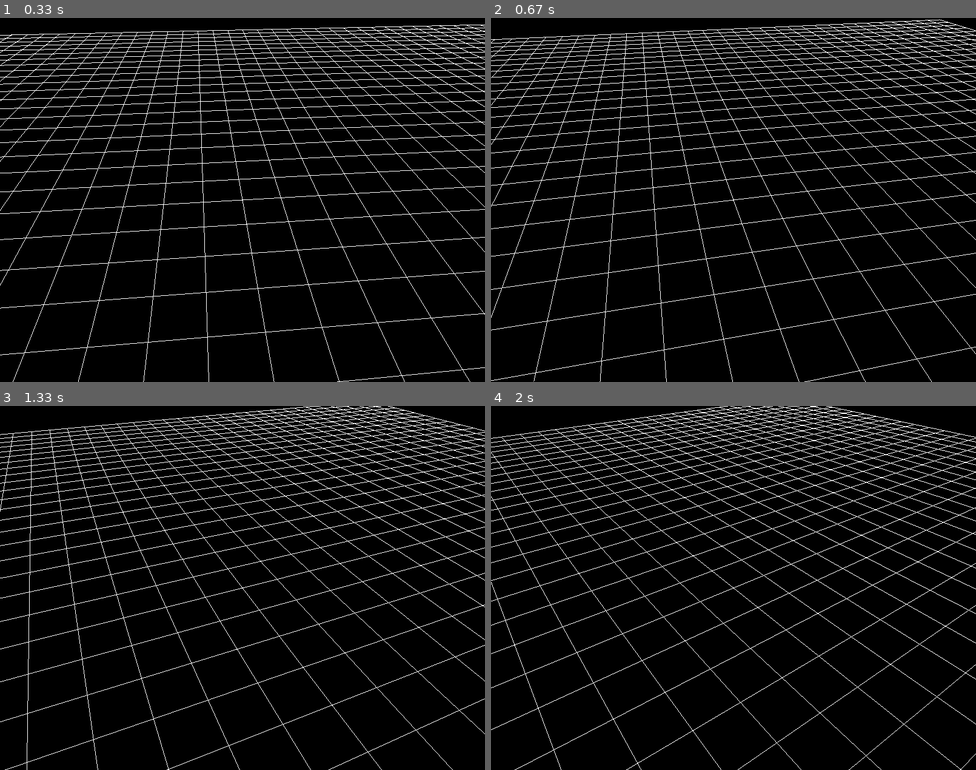
Above: before the commit, frames 1-4 (two rows, left to right).
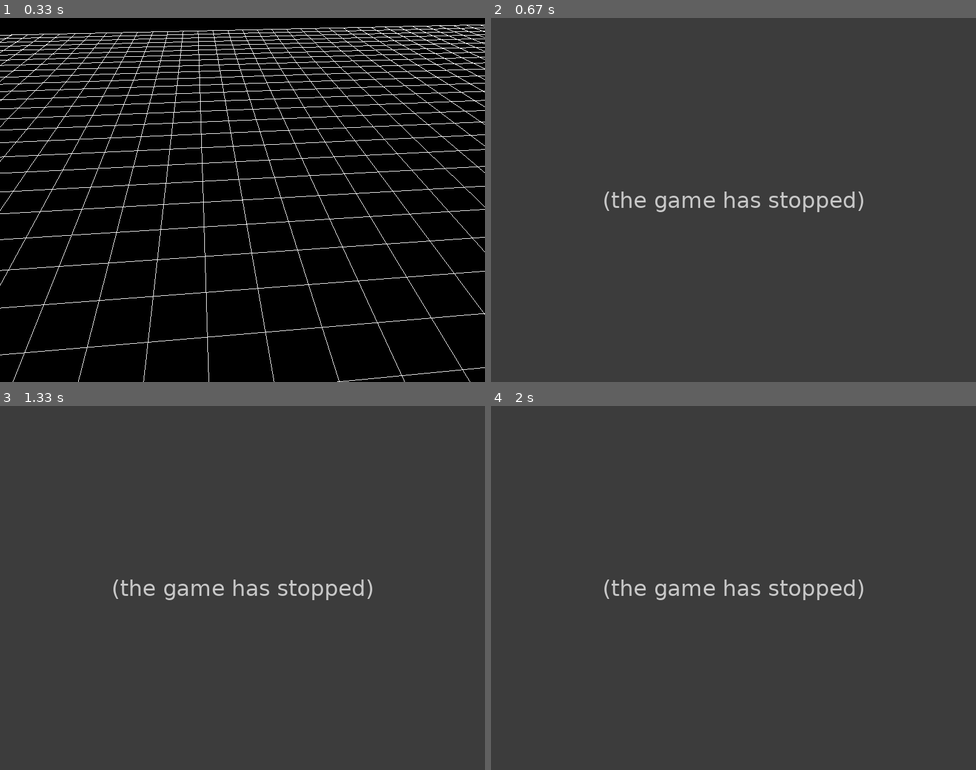
Above: after the commit, the same moments.

Repository: antonioam82/tank_controller
Game: pygame game, started from tank_demo_c.py
Two runs of this game, one before a commit and one after it. Both use one fixed random seed, a clock stepped at 60 frames per second and the inputs below.
Inputs:
- Up to frame 1 (0.33 s): no input
- Up to frame 2 (0.67 s): hold Esc from 0.33 s (still down)
- Up to frame 3 (1.33 s): release Esc at 0.8 s
- Up to frame 4 (2 s): no input

Frame 1 is identical in both runs. In frame 2, 100% of the frame differs, in the area x 0-100%, y 0-100%; in frame 3, 100%; in frame 4, 100%.
After the commit the program exited at 0.35 s; later frames show no game.

Commit message:
Establecido cierre del programa con tecla 'ESC'.

Diff:
--- a/tank_demo_c.py
+++ b/tank_demo_c.py
@@ -50,6 +50,9 @@
     for event in pygame.event.get():
         if event.type == pygame.QUIT:
             running = False
+        elif event.type == pygame.KEYDOWN:
+            if event.key == pygame.K_ESCAPE:
+                running = False
 
     glClear(GL_COLOR_BUFFER_BIT)
 
